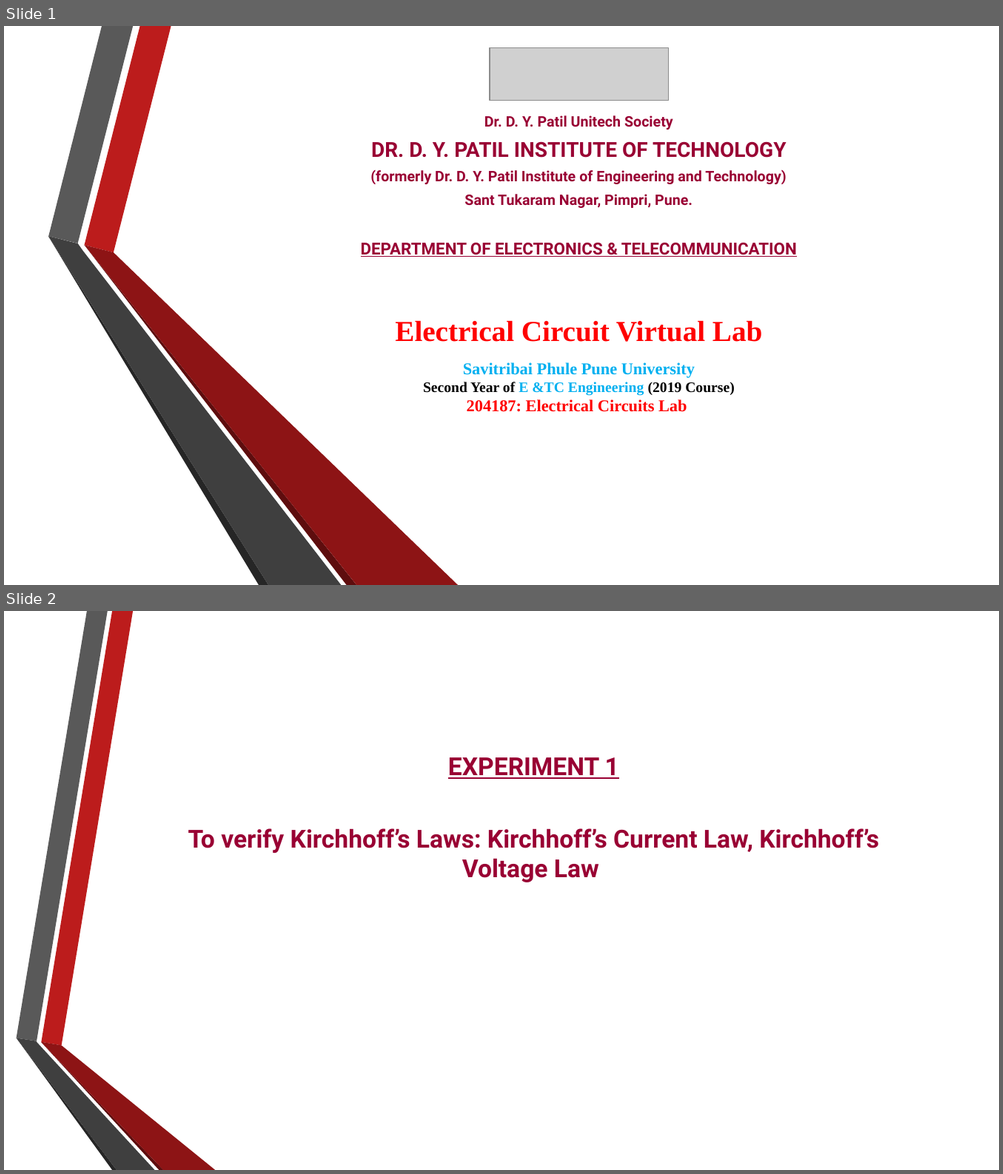
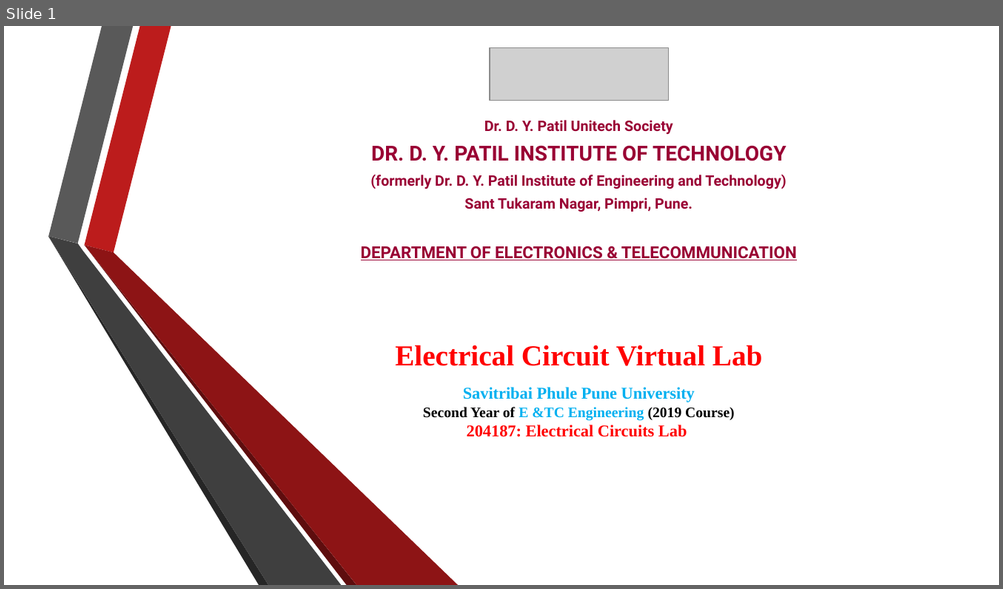
Before and after one commit to RahulAgrwal/Electrical-Virtual-lab, a slide deck: exp2/theoryimage/Procedure.pptx. Shown one above the other, each under a label of ours: slides 1 and 2 before the commit, slide 1 after it. The pictures are 1003x1174 and 1003x589 pixels, drawn with LibreOffice and Linux fonts; fonts in the diff are those of the drawing; grey boxes stand for pictures; background and template pictures are left out. Boxes give left, top, right and bottom in pixels: in the first picture for what was removed or moved away, otherwise in the second. Text is boxed around its words. In the diff, an @@ line names an element or a change of style, - is before the commit and + after.

```diff
--- a/exp2/theoryimage/Procedure.pptx
+++ b/exp2/theoryimage/Procedure.pptx
@@ slide 2 removed at [4,611,999,1170], background picture (left out) @@
@@ text removed at [188,758,879,883] @@
-EXPERIMENT 1
-To verify Kirchhoff’s Laws: Kirchhoff’s Current Law, Kirchhoff’s Voltage Law
@@ group removed at [16,611,215,1170]: 6 freeform shapes @@
@@ slide 1 changed as well @@
@@ text "Dr. D. Y. Patil Unitech ...": place and size @@
-text "Dr. D. Y. Patil Unitech ..." at [361,116,797,257]
+text "Dr. D. Y. Patil Unitech ..." at [361,120,797,261]
@@ text "Electrical Circuit Virtual Lab": place and size @@
-text "Electrical Circuit Virtual Lab" at [395,321,762,412]
+text "Electrical Circuit Virtual Lab" at [395,345,762,437]
```
Also in this commit, not shown: 3 other slides changed, 5 slides added, 2 other slides removed, 19 other files.
